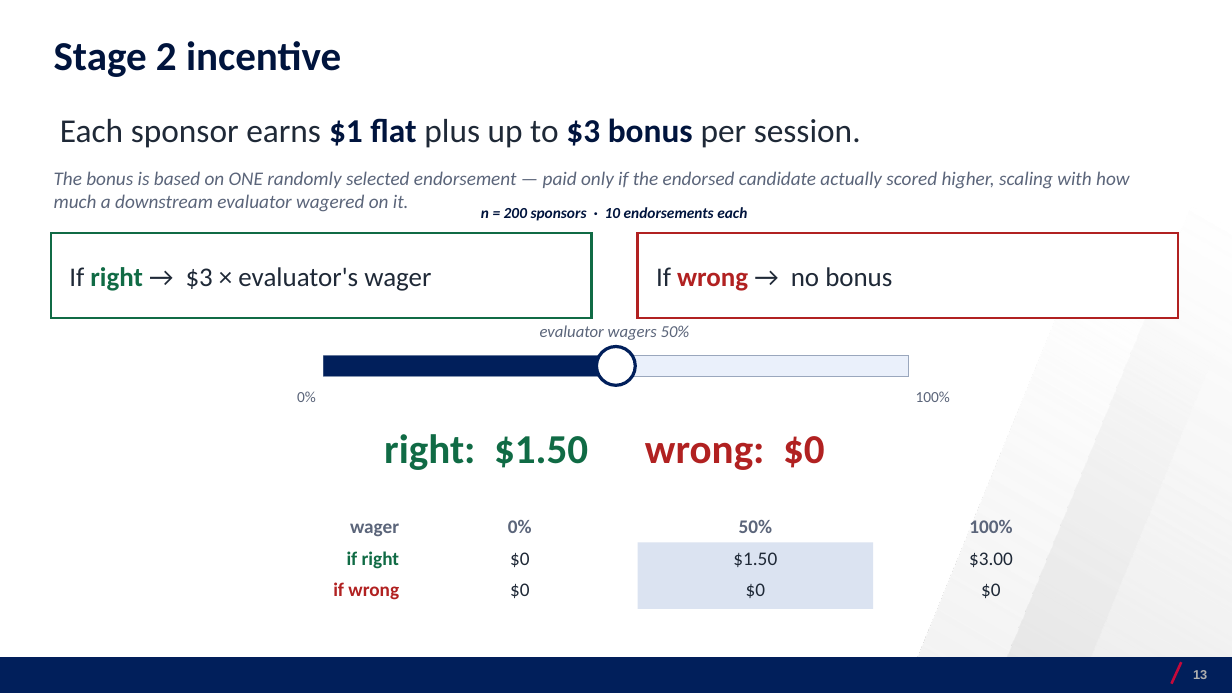
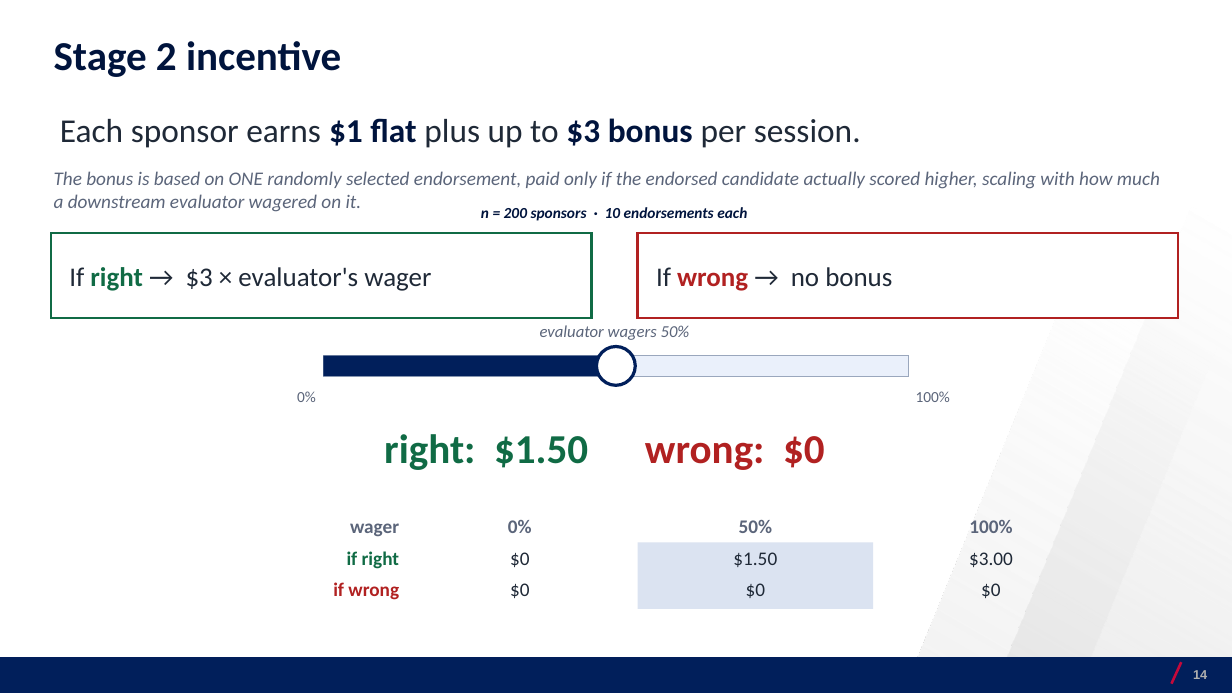
Before and after one commit to josecerv/sponsorship-network, a slide deck: slide 14 of docs/UChicago-0410.pptx (slide 13 before the commit). Drawn at 1232x693 pixels with LibreOffice and Linux fonts; fonts in the diff are those of the drawing; background and template pictures are left out. Boxes give left, top, right and bottom in pixels: in the first picture for what was removed or moved away, otherwise in the second. Text is boxed around its words. In the diff, an @@ line names an element or a change of style, - is before the commit and + after.

```diff
--- a/docs/UChicago-0410.pptx
+++ b/docs/UChicago-0410.pptx
@@ text at [54,171,1160,212]: text changed @@
-The bonus is based on ONE randomly selected endorsement — paid only if the endorsed candidate actually scored higher, scaling with how much a downstream evaluator wagered on it.
+The bonus is based on ONE randomly selected endorsement, paid only if the endorsed candidate actually scored higher, scaling with how much a downstream evaluator wagered on it.
@@ page number at [1193,670,1207,679]: text changed @@
-13
+14
```
Also in this commit, not shown: 14 other slides changed, 2 slides added, 2 slides removed, 18 other files.
